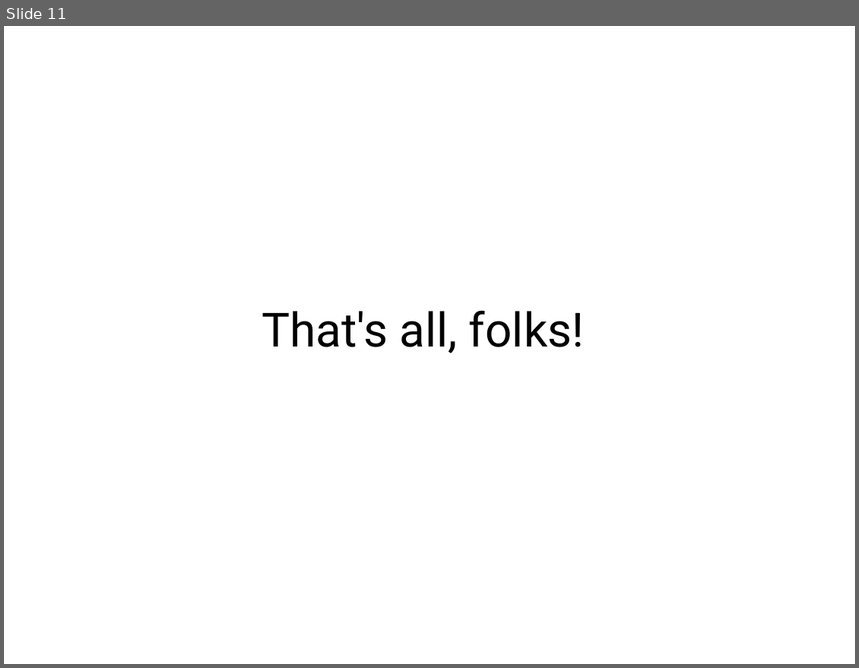
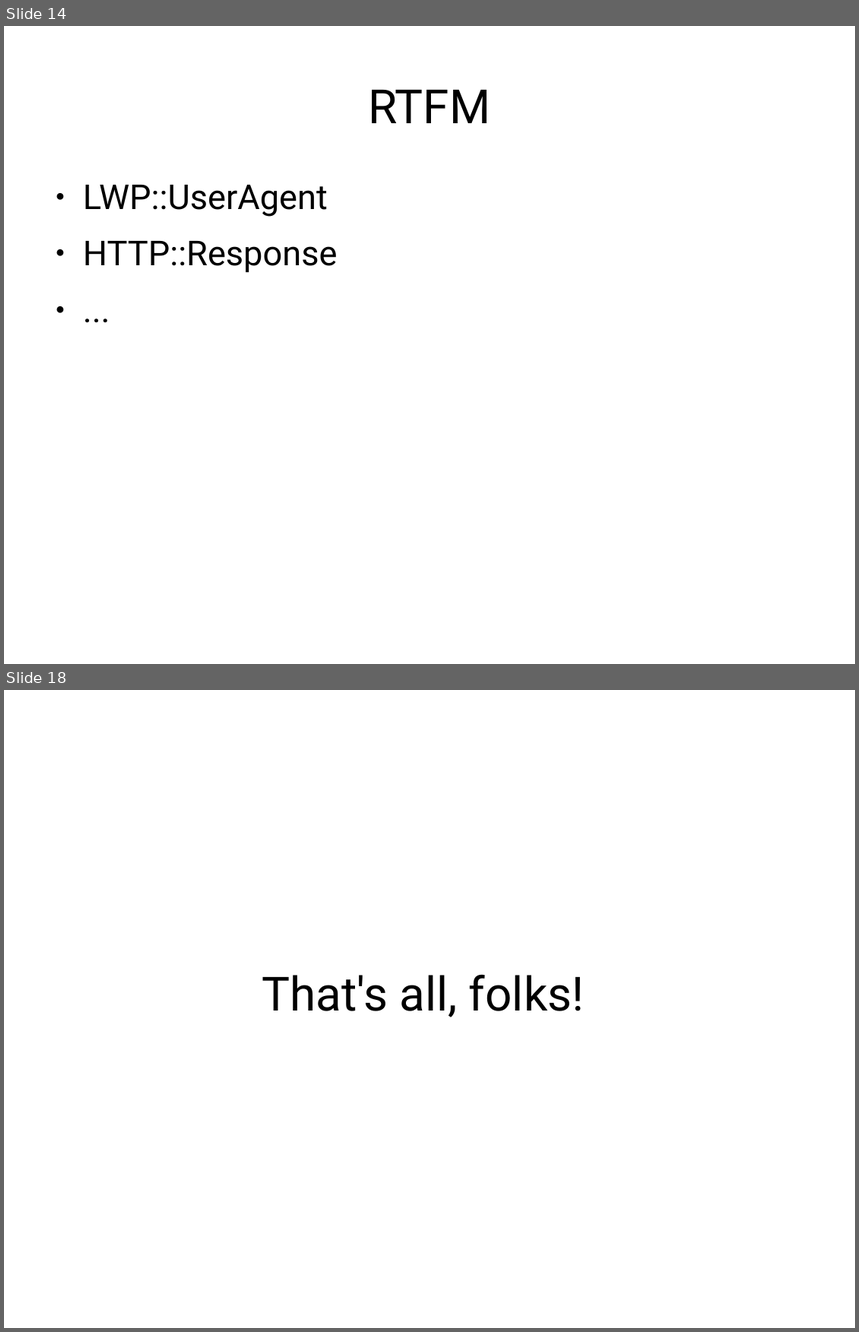
Before and after one commit to erezschatz/Presentation, a slide deck: tools.odp. Shown one above the other, each under a label of ours: slide 11 before the commit, slides 14 and 18 after it; the slides between them are not shown. The pictures are 859x668 and 859x1332 pixels, drawn with LibreOffice and Linux fonts; fonts in the diff are those of the drawing. Boxes give left, top, right and bottom in pixels: in the first picture for what was removed or moved away, otherwise in the second. Text is boxed around its words. In the diff, an @@ line names an element or a change of style, - is before the commit and + after.

```diff
--- a/tools.odp
+++ b/tools.odp
@@ slide 14 added at bbox=[4, 26, 855, 664], background #FFFFFF @@
@@ title added at bbox=[368, 90, 490, 123], 44 pt, text #000000 @@
+RTFM
@@ text added at bbox=[83, 185, 338, 273], 32 pt, text #000000 @@
+● LWP::UserAgent
+● HTTP::Response
+● ...
@@ what was slide 11 is now slide 18 @@
```
Also in this commit, not shown: 16 other slides added, 10 slides removed, 1 other file.
